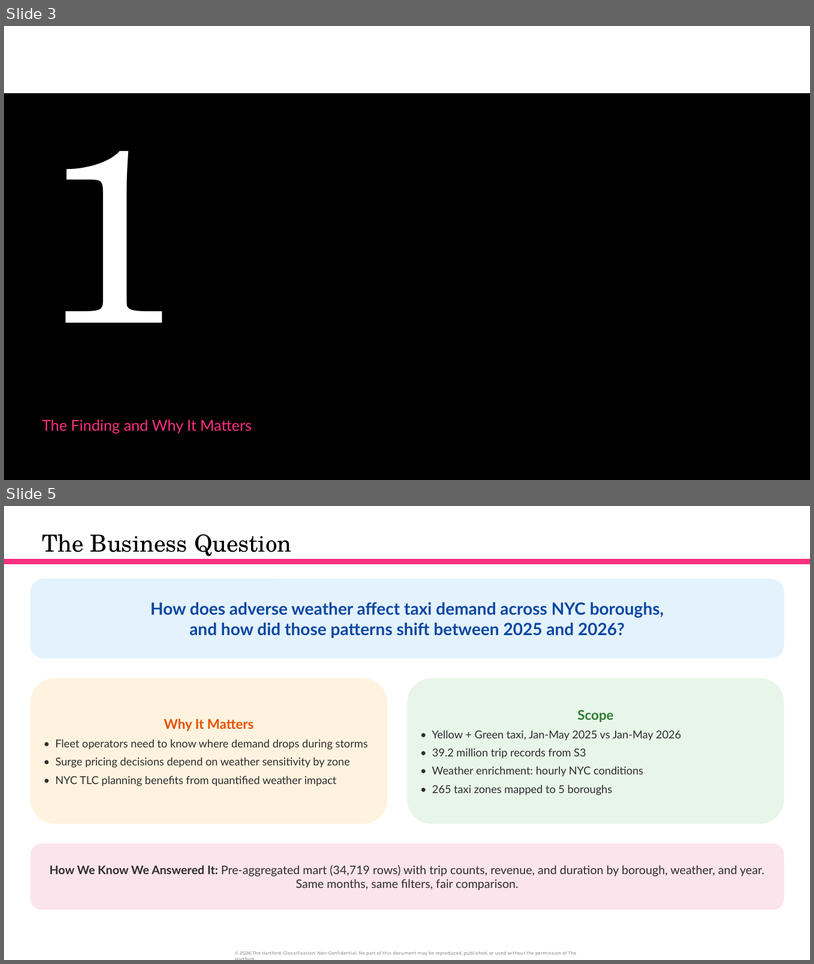
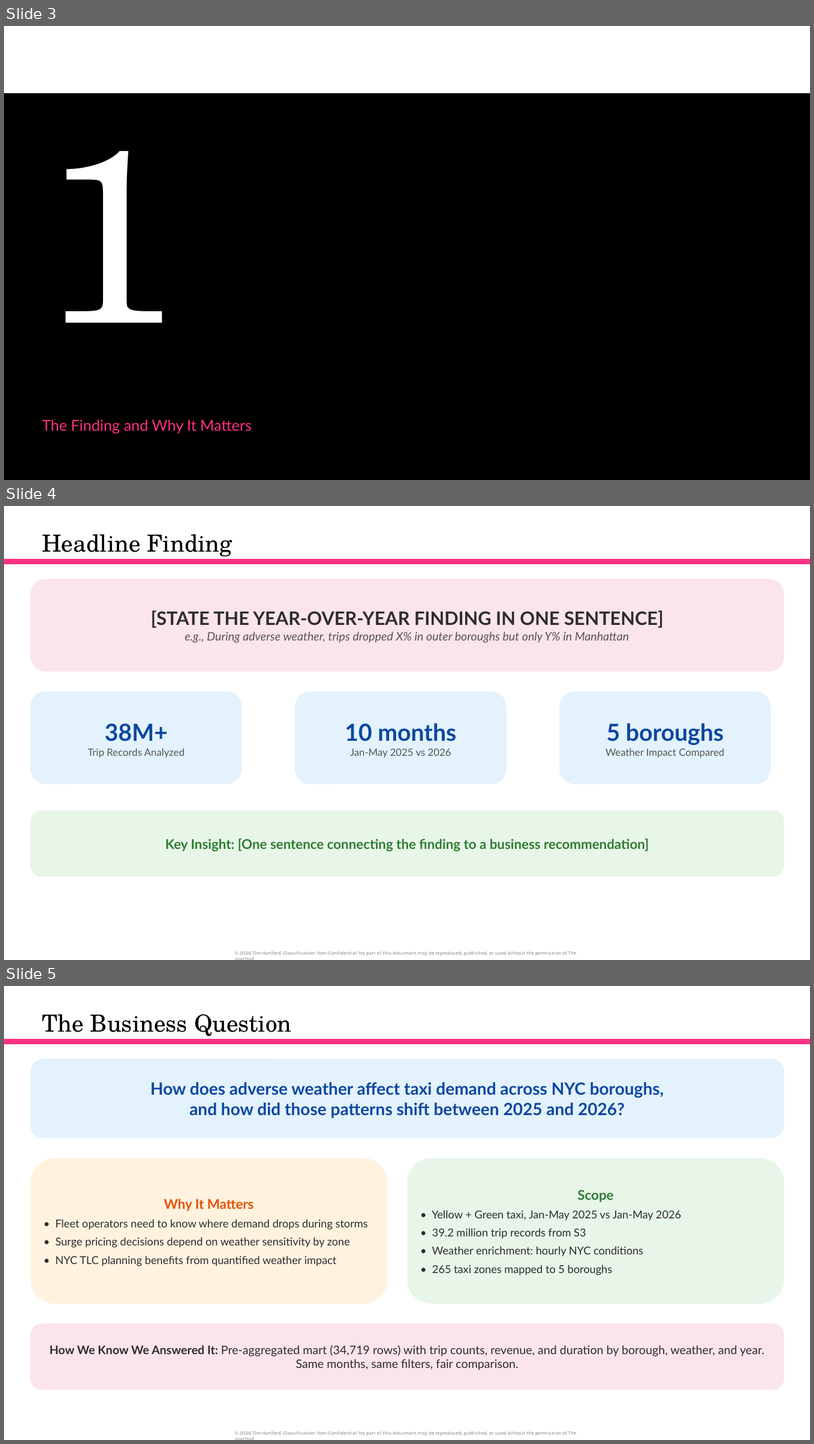
Before and after one commit to orlandojmarin/nyc-taxi-capstone, a slide deck: docs/Capstone_Presentation.pptx. Shown one above the other, each under a label of ours: slides 3 and 5 before the commit, slides 3, 4 and 5 after it; the slides between them are not shown. The pictures are 814x964 and 814x1444 pixels, drawn with LibreOffice and Linux fonts; fonts in the diff are those of the drawing. Boxes give left, top, right and bottom in pixels: in the first picture for what was removed or moved away, otherwise in the second. Text is boxed around its words. In the diff, an @@ line names an element or a change of style, - is before the commit and + after.

Commit message:
Rebuild presentation: preserve Ariana's work, add extensions and insights

```diff
--- a/docs/Capstone_Presentation.pptx
+++ b/docs/Capstone_Presentation.pptx
@@ slide 4 added at (4, 506, 810, 960), background #FFFFFF; not listed: 1 template element that a slide beside it also shows @@
@@ title added at (42, 534, 233, 559), 28 pt, text #000000 @@
+Headline Finding
@@ rectangle added at (4, 559, 810, 564), fill #FE3082 @@
@@ rounded rectangle added at (30, 579, 785, 671), fill #FCE4EC, 14 pt, text #555555, italic @@
+[STATE THE YEAR-OVER-YEAR FINDING IN ONE SENTENCE]
+e.g., During adverse weather, trips dropped X% in outer boroughs but only Y% in Manhattan
@@ rounded rectangle added at (30, 691, 242, 784), fill #E3F2FD, 12 pt, text #555555 @@
+38M+
+Trip Records Analyzed
@@ rounded rectangle added at (295, 691, 507, 784), fill #E3F2FD, 12 pt, text #555555 @@
+10 months
+Jan-May 2025 vs 2026
@@ rounded rectangle added at (560, 691, 771, 784), fill #E3F2FD, 12 pt, text #555555 @@
+5 boroughs
+Weather Impact Compared
@@ rounded rectangle added at (30, 810, 785, 876), fill #E8F5E9, 16 pt, text #2E7D32, bold @@
+Key Insight: [One sentence connecting the finding to a business recommendation]
```
Also in this commit, not shown: 9 slides changed, 5 other slides added, 2 slides removed.
